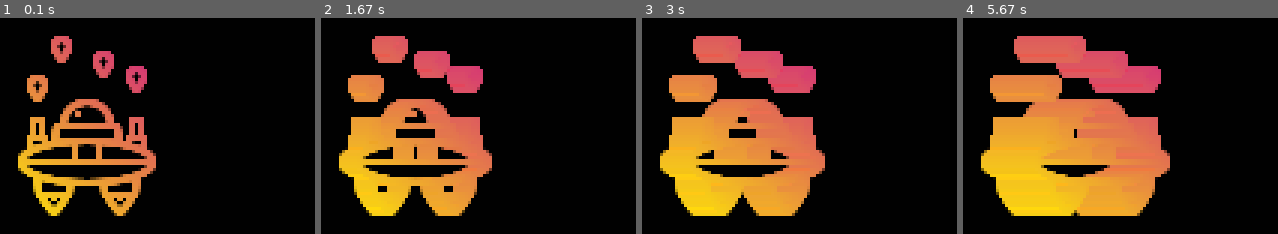
Above: before the commit, frames 1-4 (left to right).
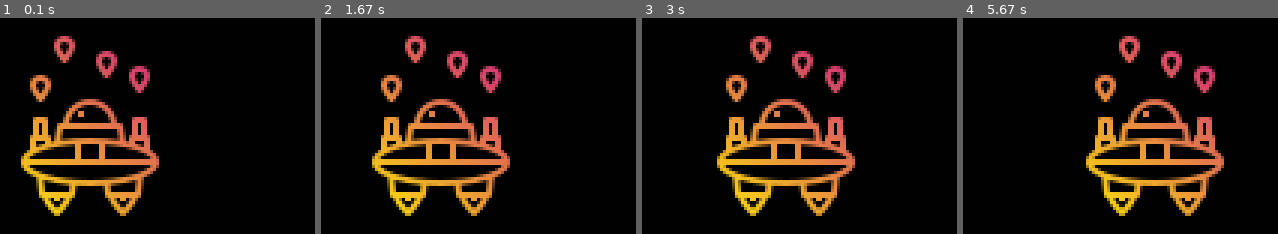
Above: after the commit, the same moments.

Repository: Ngario/PYGAME
Game: pygame game, started from main.py
Two runs of this game, one before a commit and one after it. Both use one fixed random seed, a clock stepped at 60 frames per second and the inputs below.
Inputs:
- Up to frame 1 (0.1 s): no input
- Up to frame 2 (1.67 s): no input
- Up to frame 3 (3 s): no input
- Up to frame 4 (5.67 s): no input

The runs differ from the first frame. In frame 1, 7.9% of the frame differs, in the area x 5-51%, y 8-92%; in frame 2, 23%; in frame 3, 29%; in frame 4, 42%, in the area x 5-83%, y 8-92%.

Commit message:
updated screen for player movement

Diff:
--- a/main.py
+++ b/main.py
@@ -6,7 +6,6 @@
 (width, height) = (800, 600)
 screen = pygame.display.set_mode((width, height))
 pygame.display.set_caption('Space Invaders')
-screen.fill(background_colour)
 pygame.display.flip()
 
 #player image addition
@@ -21,9 +20,11 @@
 
 icon=pygame.image.load('space-invaders.png')
 pygame.display.set_icon(icon)
+
 running = True
 while running:
-  playerX += 0.1
+  screen.fill(background_colour)
+  playerX += 0.2
   pygame.display.update()
   for event in pygame.event.get():
     if event.type == pygame.QUIT:
